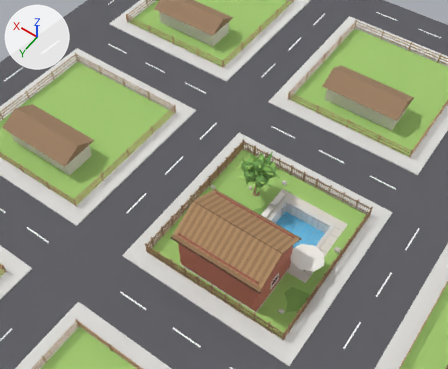
The FBX model resources/场景.fbx, before and after one commit.
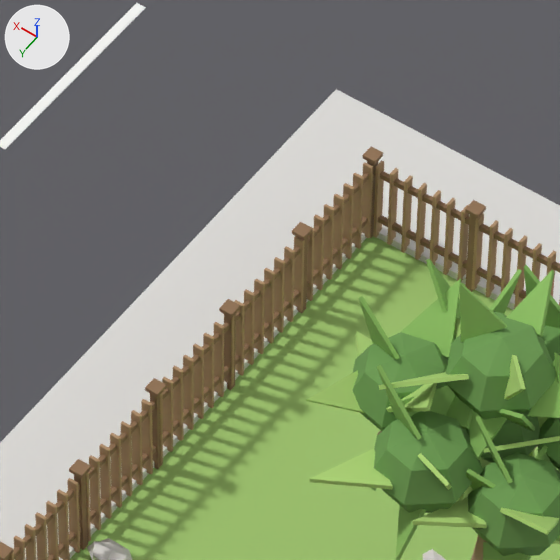
Each version appears first from a camera (50 mm lens) standing at (-19.58, 34.7, 59.92) and looking at (8.4, -4.48, -1.64), and next in a close-up on the part from 45% to 59% of the width and 33% to 51% of the height. The lights are fixed; the arrows at upper left show +X, +Y and +Z. The older version's two pictures come first. Where no turn or scale is listed for an object, it has been applied to the vertices. Vertices at exactly the same position are counted once.

The older version as bpy lines, for what is in view:
```python
me_fence_frame = bpy.data.meshes.new('Fence_Frame')
me_fence_frame.from_pydata(...)  # 720 vertices, 1104 faces; spans x -9.1..9.1, y -9.6..9.6, z 0.0..1.8
me_fence_frame.materials.append(mat_m_wood_fencedark)  # brown #907152
me_fence_pickets = bpy.data.meshes.new('Fence_Pickets')
me_fence_pickets.from_pydata(...)  # 2368 vertices, 3552 faces; spans x -9.1..9.1, y -9.6..9.6, z 0.1..1.6
me_fence_pickets.materials.append(mat_m_wood_fence)  # brown #b18f6a
me_yard_rocks = bpy.data.meshes.new('Yard_Rocks')
me_yard_rocks.from_pydata(...)  # 138 vertices, 252 faces; spans x -8.6..8.8, y -8.1..7.2, z -0.2..0.5
me_yard_rocks.materials.append(mat_m_stone_coping)  # light grey #dbd8d3
ob_fence_frame = bpy.data.objects.new('Fence_Frame', me_fence_frame)
ob_fence_frame.location = (0.0, 0.0, 0.0)
ob_fence_pickets = bpy.data.objects.new('Fence_Pickets', me_fence_pickets)
ob_fence_pickets.location = (0.0, 0.0, 0.0)
ob_yard_rocks = bpy.data.objects.new('Yard_Rocks', me_yard_rocks)
ob_yard_rocks.location = (0.0, 0.0, 0.0)
# also in view: 'Tree_Foliage_Mid' at (3.36, -4.87, 4.82); 'City_Asphalt' at (0.0, 0.0, -0.15); 'Tree_Foliage_Core' at (3.74, -4.6, 4.71); 'Yard_Lawn' at (0.0, 0.0, -0.17); 'City_RoadLines' at (0.0, 0.0, 0.01)
```
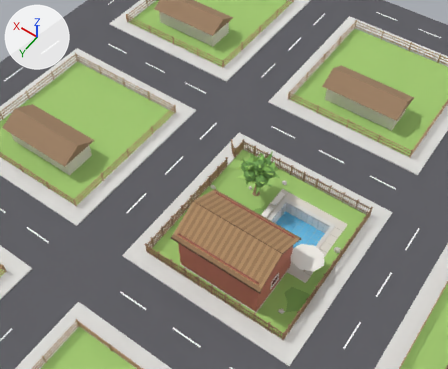
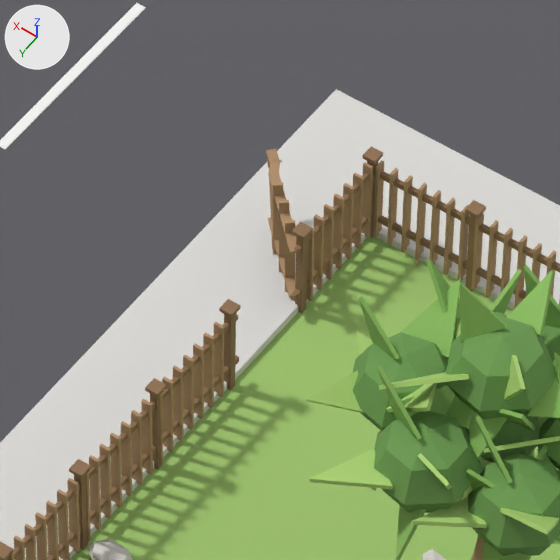
Location of each change, (x1, y1, x2, y2) in pixels of the close-ups (560 x 560 px; the box of a moved part takes in the faces that stretch with it):
'Fence_Pickets', reshaped: before (9, 160, 560, 560); after (9, 149, 560, 560)
part 1 of me_fence_frame, cut back: (13, 173, 369, 560) in both
part 2 of me_fence_pickets, moved or reshaped: before (294, 236, 305, 312); after (268, 217, 300, 298)
part 3 of me_fence_pickets, moved or reshaped: before (284, 246, 295, 322); after (279, 200, 289, 272)
part 4 of me_fence_pickets, moved or reshaped: before (274, 257, 285, 333); after (285, 220, 295, 292)
part 5 of me_fence_pickets, moved or reshaped: before (264, 268, 275, 344); after (273, 182, 283, 254)
part 6 of me_fence_pickets, added (brown): after (266, 149, 301, 254)
part 7 of me_fence_pickets, added: after (267, 159, 282, 249)
part 8 of me_fence_pickets, deleted (brown): before (244, 289, 255, 365)
part 9 of me_fence_pickets, deleted (brown): before (234, 300, 244, 376)
part 10 of me_fence_pickets, deleted (brown): before (254, 278, 265, 354)

What the commit changed:
me_fence_frame is used by ob_fence_frame; location (0.0, 0.0, 0.0).
me_fence_frame had 720 vertices, 1104 faces and spanned x -9.1..9.1, y -9.6..9.6, z 0.0..1.8.
me_fence_frame now has 753 vertices, 1125 faces and spans x -9.1..9.1, y -9.6..9.6, z 0.0..1.8.
Part 1, on me_fence_frame:
16 faces are deleted.
5 vertices are added at (9.0, -6.1, 1.5), (9.0, -6.1, 1.4), (9.0, -6.1, 0.4), (9.0, -6.1, 0.5), (9.0, -6.1, 0.5).
12 new vertices lie (0.0, -15.6, 0.0) away from vertices in x 9.0, y 9.5, z 0.4..1.5.
8 new vertices lie (0.0, 1.9, 0.0) away from vertices in x 9.0, y -9.5, z 1.4..1.5.
8 new vertices lie (0.0, 2.0, 0.0) away from vertices in x 9.0, y -9.5, z 0.4..0.5.
37 new faces join them.
me_fence_pickets is used by ob_fence_pickets; location (0.0, 0.0, 0.0).
me_fence_pickets had 2368 vertices, 3552 faces and spanned x -9.1..9.1, y -9.6..9.6, z 0.1..1.6.
me_fence_pickets now has 2370 vertices, 3545 faces and spans x -9.1..10.5, y -9.6..9.6, z -0.2..1.7.
me_fence_pickets part 2: the loose piece of 8 vertices spanning x 8.9..9.1, y -7.7..-7.6, z 0.1..1.6 is multiplied about its middle by the matrix ((0.684, 0.0, 0.73), (0.73, 0.0, -0.684), (0.0, 1.0, 0.0)), then moved by (0.6, -0.4, -0.4).
me_fence_pickets part 3: the loose piece of 8 vertices spanning x 8.9..9.1, y -7.4, z 0.1..1.6 is scaled about its middle by (0.767, -0.767, -1), then moved by (0.6, -0.7, 0.0).
me_fence_pickets part 4: the loose piece of 8 vertices spanning x 8.9..9.1, y -7.2..-7.1, z 0.1..1.6 is scaled about its middle by (0.767, -0.767, -1), then moved by (0.3, -0.7, 0.0).
me_fence_pickets part 5: the loose piece of 8 vertices spanning x 8.9..9.1, y -6.9, z 0.1..1.6 is scaled about its middle by (0.767, -0.767, -1), then moved by (0.8, -1.4, 0.0).
me_fence_pickets part 6: a new loose piece of 16 vertices spanning x 8.9..10.5, y -9.0..-7.5, z 1.4..1.5, in mat_m_wood_fence (brown #b18f6a).
me_fence_pickets part 7: a new loose piece of 16 vertices spanning x 9.7..10.5, y -9.0..-8.1, z -0.2..1.4, in mat_m_wood_fence (brown #b18f6a).
me_fence_pickets part 8: the loose piece of 8 vertices spanning x 8.9..9.1, y -6.4, z 0.1..1.6 is deleted.
me_fence_pickets part 9: the loose piece of 8 vertices spanning x 8.9..9.1, y -6.2..-6.1, z 0.1..1.6 is deleted.
me_fence_pickets part 10: the loose piece of 8 vertices spanning x 8.9..9.1, y -6.7..-6.6, z 0.1..1.6 is deleted.
Other edits to the shape of me_fence_pickets do not show in these pictures.
